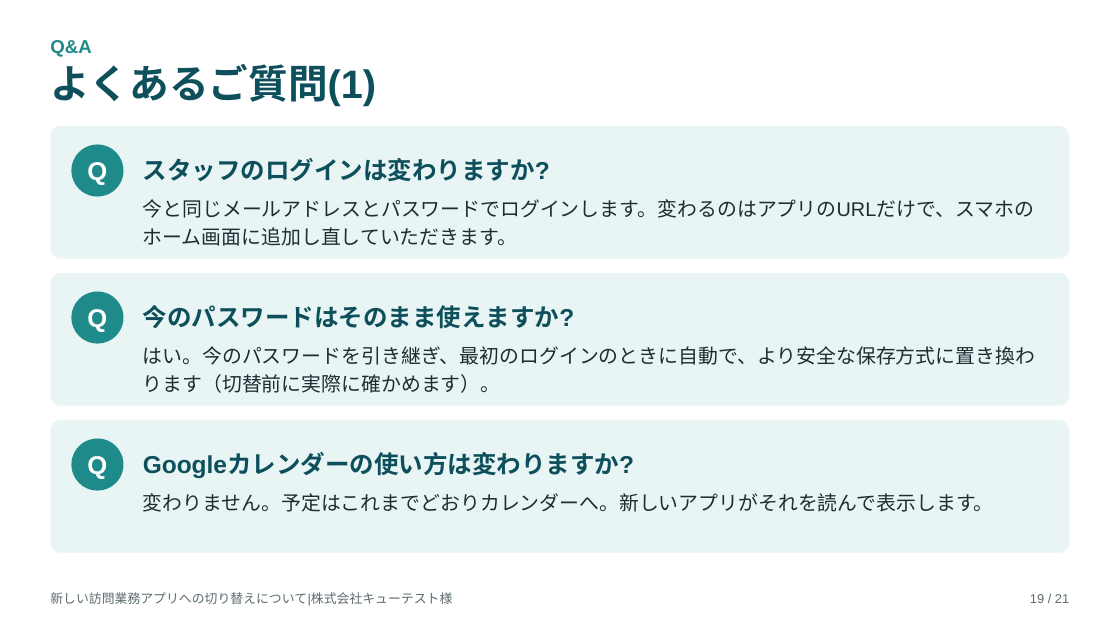
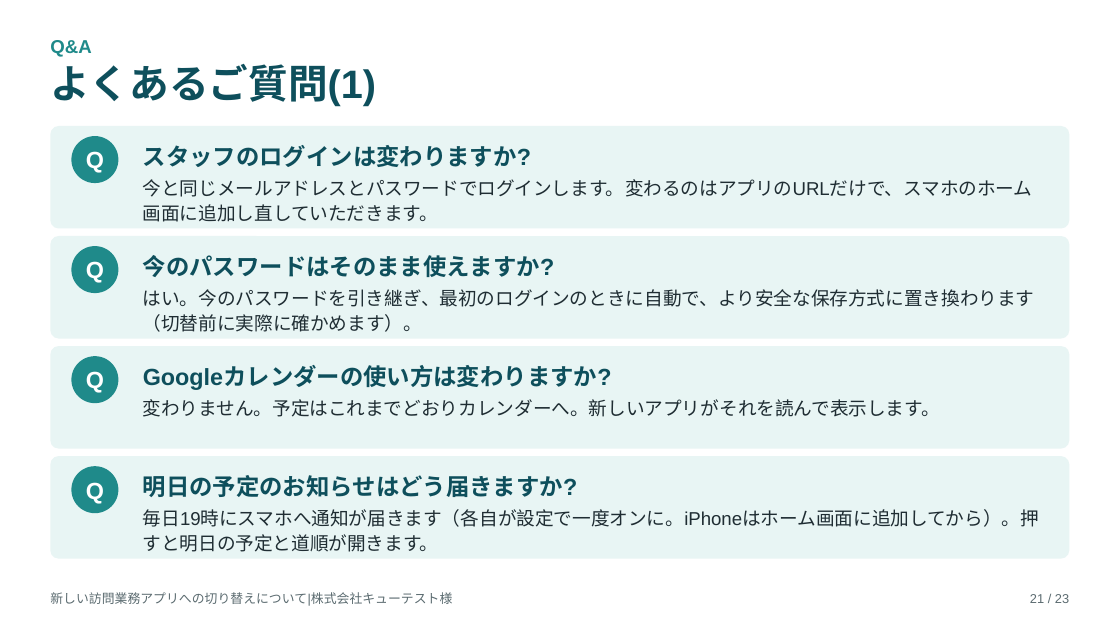
Before and after one commit to katahimo-dev/katahimo-app, a slide deck: slide 21 of doc/partner/新アプリ切替のご説明_キューテスト様.pptx (slide 19 before the commit). Drawn at 1120x630 pixels with LibreOffice and Linux fonts; fonts in the diff are those of the drawing. Boxes give left, top, right and bottom in pixels: in the first picture for what was removed or moved away, otherwise in the second. Text is boxed around its words. In the diff, an @@ line names an element or a change of style, - is before the commit and + after.

```diff
--- a/doc/partner/新アプリ切替のご説明_キューテスト様.pptx
+++ b/doc/partner/新アプリ切替のご説明_キューテスト様.pptx
@@ rounded rectangle: place and size @@
-rounded rectangle at [50, 126, 1070, 259]
+rounded rectangle at [50, 126, 1070, 229]
@@ ellipse "Q": place and size @@
-ellipse "Q" at [71, 145, 124, 197]
+ellipse "Q" at [71, 136, 118, 183]
@@ text "スタッフのログインは変わりますか?": place and size @@
-text "スタッフのログインは変わりますか?" at [143, 158, 550, 181]
+text "スタッフのログインは変わりますか?" at [143, 145, 531, 167]
@@ text "今と同じメールアドレスとパスワードでログインします。変わるのはアプリのURLだけで、スマホのホーム画面に追加し直していた ...": place and size @@
-text "今と同じメールアドレスとパスワードでログインします。変わるのはアプリのURLだけで、スマホのホーム画面に追加し直していた ..." at [143, 199, 1034, 246]
+text "今と同じメールアドレスとパスワードでログインします。変わるのはアプリのURLだけで、スマホのホーム画面に追加し直していた ..." at [143, 179, 1033, 222]
@@ rounded rectangle: place and size @@
-rounded rectangle at [50, 273, 1070, 406]
+rounded rectangle at [50, 236, 1070, 339]
@@ ellipse "Q": place and size @@
-ellipse "Q" at [71, 292, 124, 344]
+ellipse "Q" at [71, 246, 118, 293]
@@ text "今のパスワードはそのまま使えますか?": place and size @@
-text "今のパスワードはそのまま使えますか?" at [143, 305, 574, 329]
+text "今のパスワードはそのまま使えますか?" at [143, 255, 555, 277]
@@ text "はい。今のパスワードを引き継ぎ、最初のログインのときに自動で、より安全な保存方式に置き換わります（切替前に実際に確かめま ...": place and size @@
-text "はい。今のパスワードを引き継ぎ、最初のログインのときに自動で、より安全な保存方式に置き換わります（切替前に実際に確かめま ..." at [143, 346, 1035, 393]
+text "はい。今のパスワードを引き継ぎ、最初のログインのときに自動で、より安全な保存方式に置き換わります（切替前に実際に確かめま ..." at [143, 289, 1035, 332]
@@ rounded rectangle: place and size @@
-rounded rectangle at [50, 420, 1070, 553]
+rounded rectangle at [50, 346, 1070, 449]
@@ size 22 to 20 pt in 3 elements at [71, 136, 118, 183], [71, 246, 118, 293], [71, 356, 118, 403] @@
@@ ellipse "Q": place and size @@
-ellipse "Q" at [71, 439, 124, 491]
+ellipse "Q" at [71, 356, 118, 403]
@@ size 21 to 20 pt in 3 elements at [143, 145, 531, 167], [143, 255, 555, 277], [143, 366, 612, 390] @@
@@ text "Googleカレンダーの使い方は変わりますか?": place and size @@
-text "Googleカレンダーの使い方は変わりますか?" at [143, 453, 634, 478]
+text "Googleカレンダーの使い方は変わりますか?" at [143, 366, 612, 390]
@@ size 17 to 16 pt; line spacing 1.2 to 1.15 in 3 elements at [143, 179, 1033, 222], [143, 289, 1035, 332], [143, 399, 940, 417] @@
@@ text "変わりません。予定はこれまでどおりカレンダーへ。新しいアプリがそれを読んで表示します。": place and size @@
-text "変わりません。予定はこれまでどおりカレンダーへ。新しいアプリがそれを読んで表示します。" at [143, 493, 994, 512]
+text "変わりません。予定はこれまでどおりカレンダーへ。新しいアプリがそれを読んで表示します。" at [143, 399, 940, 417]
@@ rounded rectangle added at [50, 456, 1070, 559], fill #E8F5F4 @@
@@ ellipse added at [71, 466, 118, 513], fill #1F8A8A, 20 pt, text #FFFFFF, bold @@
+Q
@@ text added at [143, 475, 578, 497], 20 pt, text #0E4F5C, bold @@
+明日の予定のお知らせはどう届きますか?
@@ text added at [143, 509, 1039, 552], 16 pt, text #1F2D33 @@
+毎日19時にスマホへ通知が届きます（各自が設定で一度オンに。iPhoneはホーム画面に追加してから）。押すと明日の予定と道順が開きます。
@@ text at [1030, 594, 1069, 603]: text changed @@
-19 / 21
+21 / 23
```
Also in this commit, not shown: 19 other slides changed, 2 slides added, 4 other files.
